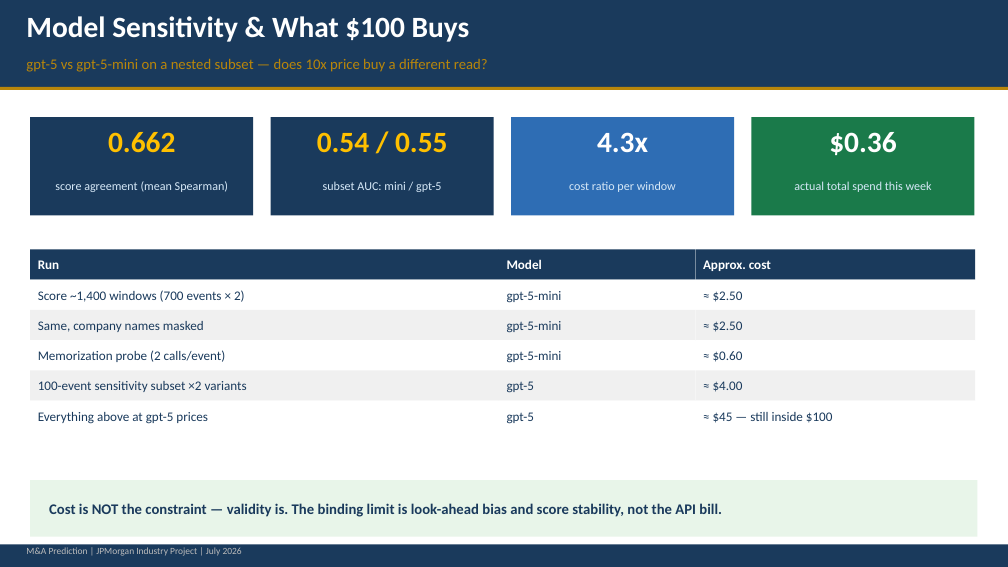
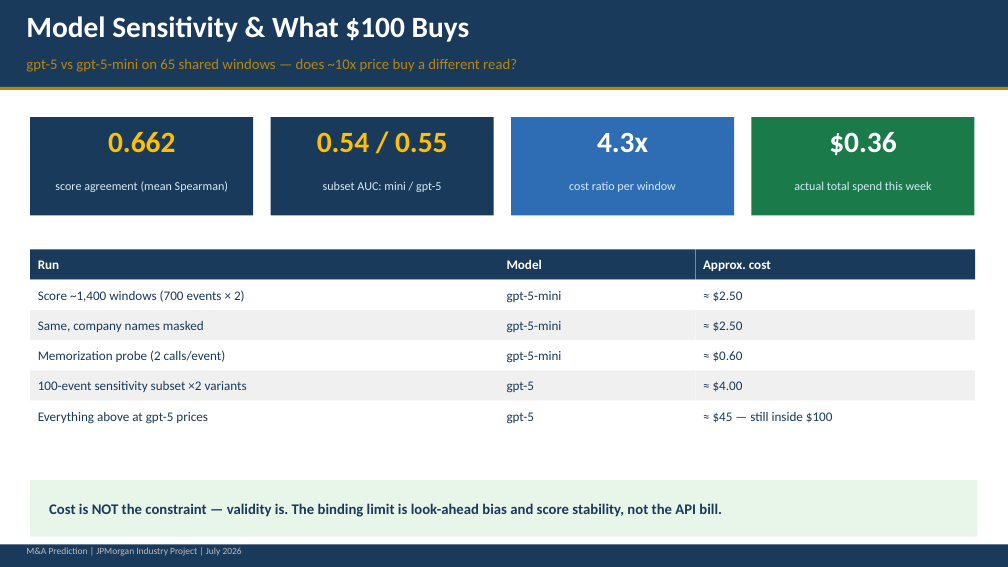
Before and after one commit to cindyfu0312/ucb-jpm-MA-prediction, a slide deck: slide 11 of reports/week6_llm_ma_prediction_presentation.pptx (slide 8 before the commit). Drawn at 1008x567 pixels with LibreOffice and Linux fonts; fonts in the diff are those of the drawing. Boxes give left, top, right and bottom in pixels: in the first picture for what was removed or moved away, otherwise in the second. Text is boxed around its words. In the diff, an @@ line names an element or a change of style, - is before the commit and + after.

```diff
--- a/reports/week6_llm_ma_prediction_presentation.pptx
+++ b/reports/week6_llm_ma_prediction_presentation.pptx
@@ text at <box>26,59,517,72</box>: text changed @@
-gpt-5 vs gpt-5-mini on a nested subset — does 10x price buy a different read?
+gpt-5 vs gpt-5-mini on 65 shared windows — does ~10x price buy a different read?
```
Also in this commit, not shown: 4 other slides changed, 3 slides added, 6 other files.
